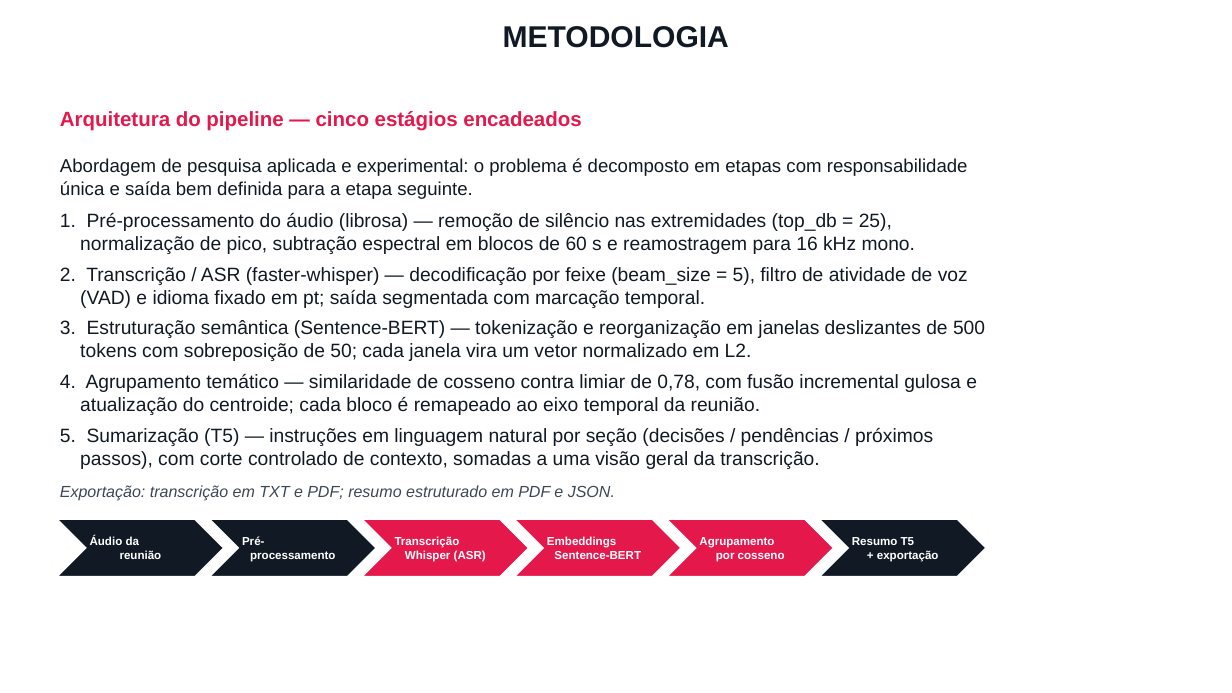
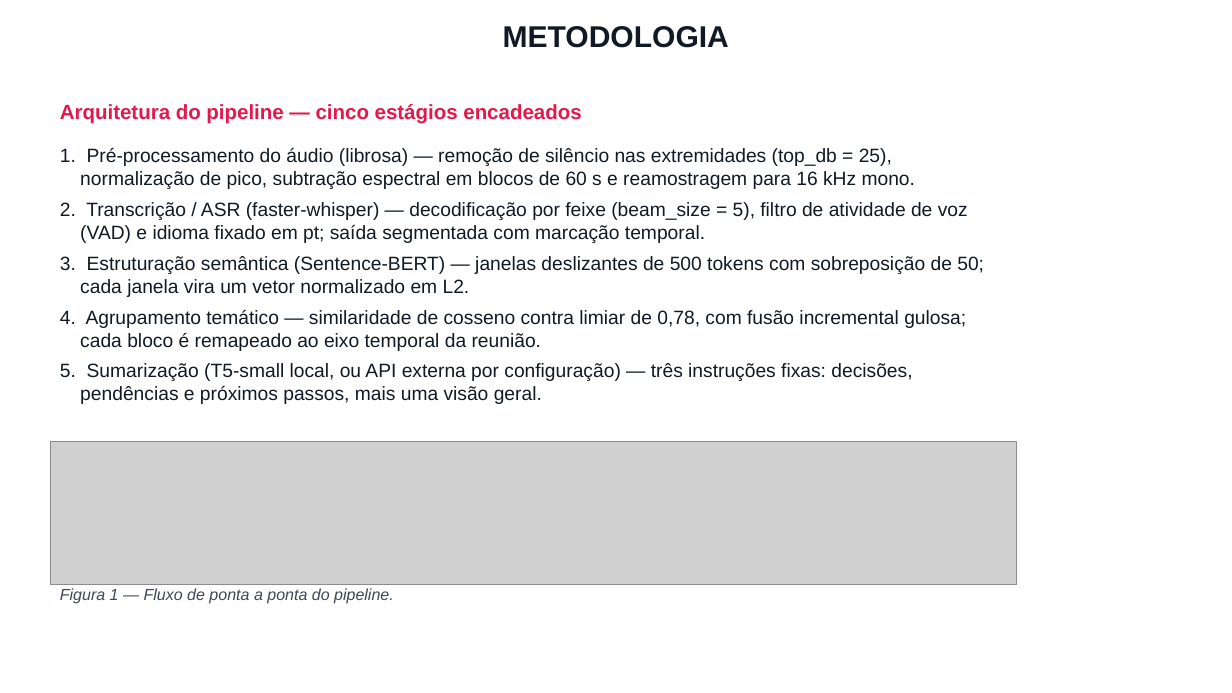
Before and after one commit to MatMeloni/meeting-transcription, a slide deck: slide 4 of docs/apresentacao/APRESENTACAO_JIC_2026_Meloni.pptx. Drawn at 1232x693 pixels with LibreOffice and Linux fonts; fonts in the diff are those of the drawing; grey boxes stand for pictures; background and template pictures are left out. Boxes give left, top, right and bottom in pixels: in the first picture for what was removed or moved away, otherwise in the second. Text is boxed around its words. In the diff, an @@ line names an element or a change of style, - is before the commit and + after.

```diff
--- a/docs/apresentacao/APRESENTACAO_JIC_2026_Meloni.pptx
+++ b/docs/apresentacao/APRESENTACAO_JIC_2026_Meloni.pptx
@@ text "Arquitetura do pipeline — cinco ...": place and size @@
-text "Arquitetura do pipeline — cinco ..." at (60,111,581,131)
+text "Arquitetura do pipeline — cinco ..." at (60,104,581,124)
@@ text "1. Pré-processamento do áudio (librosa) ...": place and size @@
-text "1. Pré-processamento do áudio (librosa) ..." at (60,158,985,501)
+text "1. Pré-processamento do áudio (librosa) ..." at (60,148,984,404)
@@ text at (60,158,968,199): paragraph removed @@
-Abordagem de pesquisa aplicada e experimental: o problema é decomposto em etapas com responsabilidade única e saída bem definida para a etapa seguinte.
@@ text at (60,256,984,404): text changed @@
-3. Estruturação semântica (Sentence-BERT) — tokenização e reorganização em janelas deslizantes de 500 tokens com sobreposição de 50; cada janela vira um vetor normalizado em L2.
-4. Agrupamento temático — similaridade de cosseno contra limiar de 0,78, com fusão incremental gulosa e atualização do centroide; cada bloco é remapeado ao eixo temporal da reunião.
-5. Sumarização (T5) — instruções em linguagem natural por seção (decisões / pendências / próximos passos), com corte controlado de contexto, somadas a uma visão geral da transcrição.
-Exportação: transcrição em TXT e PDF; resumo estruturado em PDF e JSON.
+3. Estruturação semântica (Sentence-BERT) — janelas deslizantes de 500 tokens com sobreposição de 50; cada janela vira um vetor normalizado em L2.
+4. Agrupamento temático — similaridade de cosseno contra limiar de 0,78, com fusão incremental gulosa; cada bloco é remapeado ao eixo temporal da reunião.
+5. Sumarização (T5-small local, ou API externa por configuração) — três instruções fixas: decisões, pendências e próximos passos, mais uma visão geral.
@@ picture added at (51,442,1017,584) @@
@@ chevron removed at (57,519,224,577) @@
-Áudio da
-reunião
@@ chevron removed at (210,519,376,577) @@
-Pré-
-processamento
@@ chevron removed at (362,519,529,577) @@
-Transcrição
-Whisper (ASR)
@@ chevron removed at (515,519,681,577) @@
-Embeddings
-Sentence-BERT
@@ chevron removed at (667,519,834,577) @@
-Agrupamento
-por cosseno
@@ chevron removed at (820,519,986,577) @@
-Resumo T5
-+ exportação
@@ text added at (60,588,394,604), 12.5 pt, text #3C4855, italic @@
+Figura 1 — Fluxo de ponta a ponta do pipeline.
```
Also in this commit, not shown: 2 other slides changed, 7 other files.
